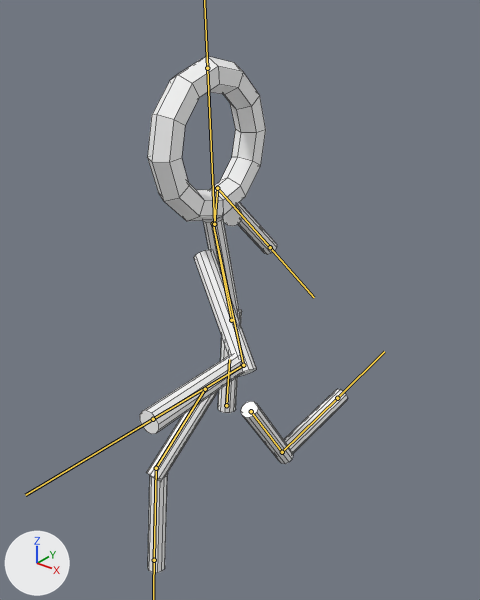
The FBX model Assets/Models/player.fbx, before and after one commit.
Before and after are seen from a 50 mm camera at (6.72, -8.05, 6.48) aimed at (0.1, 0.22, 1.36). Every picture has the same lights, and +X, +Y and +Z are marked at lower left. Both versions are drawn at frame 1 of the action 'Armature|playerAction'; the numbers are the values there. The bones that bend it are drawn over the model as lines. Mesh edges are drawn as thin lines.

Names of what the first picture shows: 'player'.
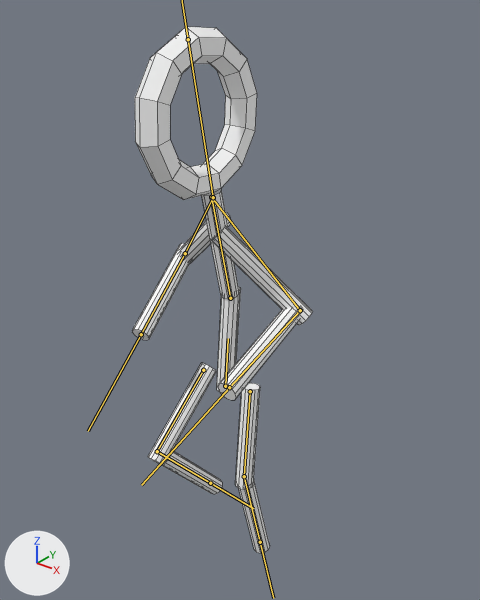
Pixel boxes (x1, y1, x2, y2) of what changed, in the pictures (480 x 600 px):
```json
{"object": "player", "change": "posed", "before": [140, 56, 347, 573], "after": [132, 27, 312, 553], "on screen": "13% narrower"}
{"bone": "lowerbody", "before": "(226, 405) to (229, 359)", "after": "(225, 386) to (228, 338)"}
{"bone": "upperarm L", "before": "(213, 223) to (243, 365)", "after": "(211, 197) to (300, 310)"}
{"bone": "lower arm L", "before": "(243, 365) to (153, 419)", "after": "(300, 310) to (229, 387)"}
{"bone": "upperarm R", "before": "(214, 224) to (217, 188)", "after": "(213, 197) to (185, 253)"}
{"bone": "lower arm R", "before": "(217, 188) to (270, 247)", "after": "(185, 253) to (141, 334)"}
{"bone": "head", "before": "(214, 224) to (207, 68)", "after": "(213, 197) to (188, 39)"}
{"bone": "upper leg L", "before": "(251, 411) to (282, 452)", "after": "(250, 391) to (244, 476)"}
{"bone": "lowerleg L", "before": "(282, 452) to (337, 398)", "after": "(244, 476) to (260, 542)"}
{"bone": "upper leg R", "before": "(205, 389) to (156, 468)", "after": "(203, 370) to (157, 451)"}
{"bone": "lowerleg R", "before": "(156, 468) to (154, 560)", "after": "(157, 451) to (210, 483)"}
```

The change, as JSON lines over the scene's bpy script:
```json
{"block": "bone_lowerbody", "where": "bone_lowerbody = bpy.data.objects['Armature'].pose.bones['lowerbody']"}
{"op": "set", "path": "bone_lowerbody.location", "old": "(0.0, -0.45, 0.02)", "new": "(0.0, -0.19, 0.04)"}
{"block": "bone_upperarm_l", "where": "bone_upperarm_l = bpy.data.objects['Armature'].pose.bones['upperarm L']  # child of 'upperbody'"}
{"op": "set", "path": "bone_upperarm_l.rotation_quaternion", "old": "(0.665, 0.021, -0.61, -0.43)", "new": "(0.856, -0.177, -0.321, -0.363)", "note": "degrees (65, -53, -101) -> degrees (-5, -43, -44)"}
{"block": "bone_lower_arm_l", "where": "bone_lower_arm_l = bpy.data.objects['Armature'].pose.bones['lower arm L']  # child of 'upperarm L'"}
{"op": "set", "path": "bone_lower_arm_l.rotation_quaternion", "old": "(0.768, 0.416, 0.224, -0.432)", "new": "(0.676, 0.588, 0.091, -0.435)", "note": "degrees (39, 45, -42) -> degrees (68, 39, -38)"}
{"block": "bone_upperarm_r", "where": "bone_upperarm_r = bpy.data.objects['Armature'].pose.bones['upperarm R']  # child of 'upperbody'"}
{"op": "set", "path": "bone_upperarm_r.rotation_quaternion", "old": "(0.721, -0.268, -0.564, 0.299)", "new": "(0.914, -0.038, -0.174, 0.364)", "note": "degrees (-73, -41, 76) -> degrees (-12, -17, 45)"}
{"block": "bone_lower_arm_r", "where": "bone_lower_arm_r = bpy.data.objects['Armature'].pose.bones['lower arm R']  # child of 'upperarm R'"}
{"op": "set", "path": "bone_lower_arm_r.rotation_quaternion", "old": "(0.819, 0.426, 0.078, 0.377)", "new": "(0.653, 0.702, 0.168, 0.228)", "note": "degrees (50, -11, 44) -> degrees (92, -6, 32)"}
{"block": "bone_head", "where": "bone_head = bpy.data.objects['Armature'].pose.bones['head']  # child of 'upperbody'"}
{"op": "set", "path": "bone_head.rotation_quaternion", "old": "(0.996, -0.091, 0.0, 0.0)", "new": "(1.0, -0.015, 0.0, 0.0)", "note": "degrees (-10, 0, 0) -> degrees (-2, 0, 0)"}
{"block": "bone_upper_leg_l", "where": "bone_upper_leg_l = bpy.data.objects['Armature'].pose.bones['upper leg L']  # child of 'lowerbody'"}
{"op": "set", "path": "bone_upper_leg_l.rotation_quaternion", "old": "(0.946, -0.03, -0.008, -0.322)", "new": "(0.999, -0.026, -0.018, 0.036)", "note": "degrees (-3, -2, -38) -> degrees (-3, -2, 4)"}
{"block": "bone_lowerleg_l", "where": "bone_lowerleg_l = bpy.data.objects['Armature'].pose.bones['lowerleg L']  # child of 'upper leg L'"}
{"op": "set", "path": "bone_lowerleg_l.rotation_quaternion", "old": "(0.834, -0.018, 0.026, -0.551)", "new": "(0.982, -0.006, 0.009, -0.186)", "note": "degrees (-3, 1, -67) -> degrees (-1, 1, -21)"}
{"block": "bone_upper_leg_r", "where": "bone_upper_leg_r = bpy.data.objects['Armature'].pose.bones['upper leg R']  # child of 'lowerbody'"}
{"op": "set", "path": "bone_upper_leg_r.rotation_quaternion", "old": "(0.916, -0.032, -0.039, -0.398)", "new": "(0.931, -0.03, -0.041, -0.361)", "note": "degrees (-2, -6, -47) -> degrees (-2, -6, -42)"}
{"block": "bone_lowerleg_r", "where": "bone_lowerleg_r = bpy.data.objects['Armature'].pose.bones['lowerleg R']  # child of 'upper leg R'"}
{"op": "set", "path": "bone_lowerleg_r.rotation_quaternion", "old": "(0.928, 0.051, 0.101, 0.355)", "new": "(0.716, 0.039, 0.092, 0.691)", "note": "degrees (10, 9, 43) -> degrees (11, 4, 88)"}
```
